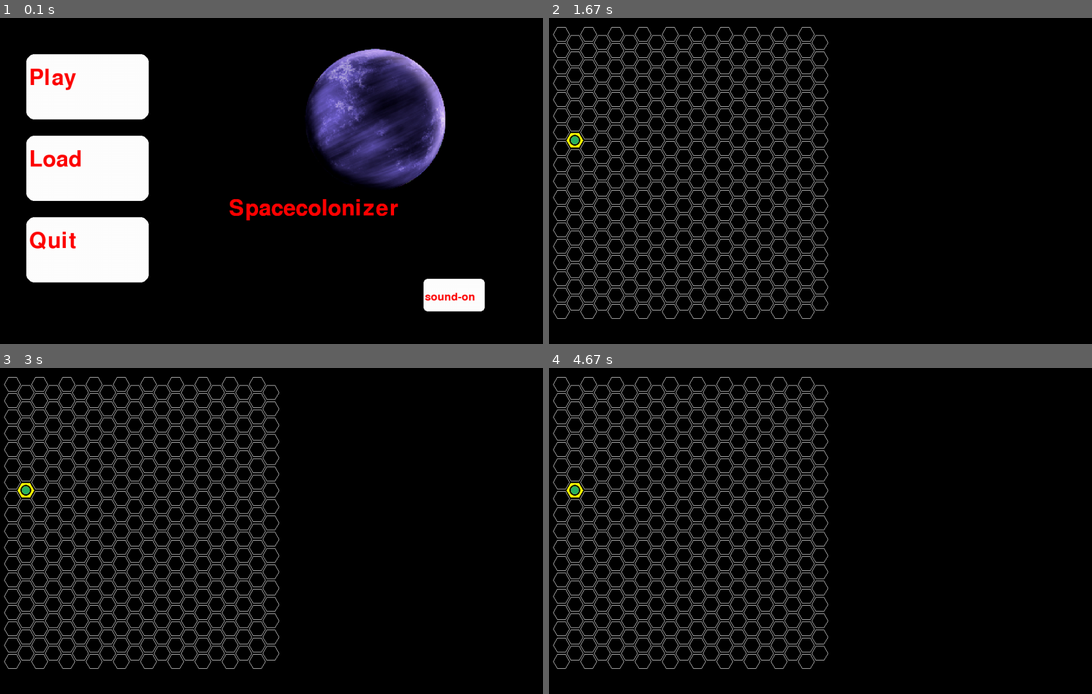
Above: before the commit, frames 1-4 (two rows, left to right).
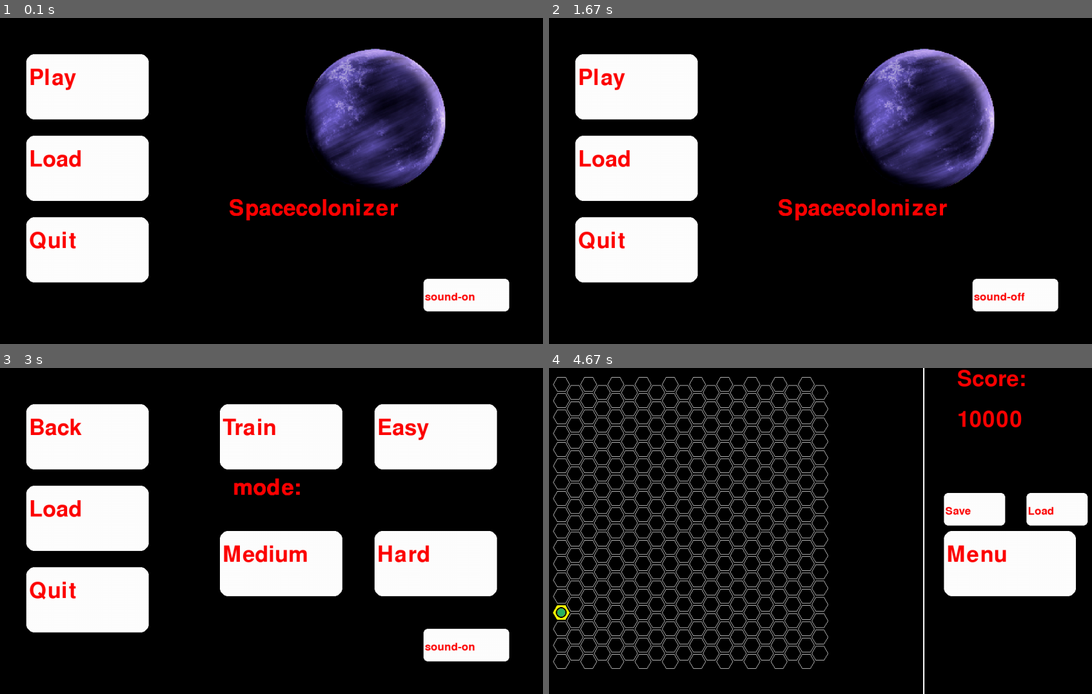
Above: after the commit, the same moments.

Repository: MixYellow/pygameprogect
Game: pygame game, started from Spacecolonizer.py
The game is run twice, just before and just after one commit, with the same random seed, the same clock (stepped at 60 frames per second) and the same inputs.
Inputs (mouse positions are in pixels of both pictures, inside the frame that each line leads up to):
- Up to frame 1 (0.1 s): no input
- Up to frame 2 (1.67 s): click "Play" at 0.38 s; click (831, 203) at 0.72 s; click (1005, 213) at 1.05 s, where only the run after the commit has a clickable "Menu"; click (1037, 295) at 1.55 s
- Up to frame 3 (3 s): click (81, 436) at 1.88 s, where only the run after the commit has a clickable "Play"; click (428, 436) at 2.22 s, where only the run after the commit has a clickable "Easy"; click (428, 583) at 2.55 s; click (81, 436) at 2.88 s, where only the run after the commit has a clickable "Play"
- Up to frame 4 (4.67 s): click (977, 436) at 3.22 s, where only the run after the commit has a clickable "Easy"; click (635, 563) at 3.55 s; click (1032, 596) at 3.88 s; click (657, 469) at 4.22 s; click (825, 563) at 4.55 s, where only the run after the commit has a clickable "Medium"

The runs differ from the first frame. In frame 1, 0.5% of the frame differs, in the area x 88-94%, y 79-91%; in frame 2, 31%; in frame 3, 39%, in the area x 0-94%, y 2-93%; in frame 4, 8.4%.

Commit message:
+continue realization game menu +continue realization ingame +fix bugs

Diff:
--- a/Button.py
+++ b/Button.py
@@ -2,15 +2,16 @@
 
 
 class Button:
-    def __init__(self, coord, cell_size, status=None, col=(0, 0, 0)):
+    def __init__(self, coord, cell_size, status=None, dobavka=0, col=(0, 0, 0)):
         self.coords = coord
         self.cell_size = cell_size
         self.color = col
         self.status = status
         self.font = pygame.font.SysFont('Algerian', cell_size * 2)
+        self.dobavka = dobavka
 
     def params(self):
-        return (self.coords[0], self.coords[1], self.cell_size * 7,
+        return (self.coords[0], self.coords[1], self.cell_size * 7 + self.dobavka,
                 self.cell_size * 4)
 
     def inButton(self, pos):
@@ -42,6 +43,9 @@
             elif self.status == 'Medium':
                 menu.switch_choice('Medium')
                 menu.set_status('off')
+            elif self.status == 'Menu':
+                menu.switch_choice('on')
+                menu.set_status('on')
             else:
                 print(self.status)
 
--- a/GameMenu.py
+++ b/GameMenu.py
@@ -4,11 +4,12 @@
 
 
 class Menu:
-    def __init__(self, weight, height, cell_size, start_menu='on', sound='on', play_menu='off', choice='on'):  # добавить draw позиции для отрисовки логотипа, кнопок
+    def __init__(self, weight, height, cell_size, start_menu='on', sound='on', play_menu='off', choice='on', dop_menu='off'):  # добавить draw позиции для отрисовки логотипа, кнопок
         self.cell_size = cell_size
         self.start_menu = start_menu
         self.play_menu = play_menu
         self.sound = sound
+        self.dop_menu = dop_menu
         self.quiter = Button((weight // 15, height // 9 + 10 * self.cell_size), self.cell_size, 'Quit')
         self.save = Button((weight // 15, height // 9 + 5 * self.cell_size), self.cell_size, 'Save')
         self.training = Button((weight // 2.5, height // 9), self.cell_size, 'Train')
@@ -19,14 +20,20 @@
         self.play = Button((weight // 15, height // 9), self.cell_size, 'Play')
         self.load = Button((weight // 15, height // 9 + self.cell_size * 5), self.cell_size, 'Load')
         self.soundoff = Button((weight * (2 / 3) + self.cell_size * 3, height * (4 / 5)), self.cell_size // 2,
-                          'sound-off')
-        self.soundon = Button((weight * (2 / 3) + self.cell_size * 3, height * (4 / 5)), self.cell_size // 2, 'sound-on')
+                          'sound-off', self.cell_size * 1.5)
+        self.soundon = Button((weight * (2 / 3) + self.cell_size * 3, height * (4 / 5)), self.cell_size // 2, 'sound-on', self.cell_size * 1.5)
+        self.backMenu = Button((weight // 1.425, height // 2), self.cell_size, 'Menu', self.cell_size // 1.7)
+        self.save = Button((weight // 1.425, height // 2.6), self.cell_size // 2, 'Save')
+        self.miniload = Button((weight // 1.185, height // 2.6), self.cell_size // 2, 'Load')
+
+
         self.status = 'on'
         self.weight = weight
         self.height = height
         self.font = pygame.font.SysFont('Algerian', cell_size * 2)
         self.buttons = []
         self.choice = choice
+        self.dopbuttons = [self.backMenu, self.save, self.miniload]
 
     def get_buttons(self):
         self.buttons = []
@@ -57,6 +64,12 @@
     def set_status(self, new):
         self.status = new
 
+    def get_dop_menu_status(self):
+        return self.dop_menu
+
+    def ret_dop_buttons(self):
+        return self.dopbuttons
+
     def switch_choice(self, mode):
         self.choice = mode
 
@@ -75,3 +88,10 @@
             else:
                 screen.blit(self.font.render('mode:', True, (255, 0, 0)),
                            (self.weight // 2 - self.cell_size * 2.75, self.height // 3))
+
+    def show_buttons_in_game(self, screen, dopbuttons):
+        screen.blit(self.font.render('Score:', True, (255, 0, 0)), (self.weight // 1.38, 0))
+        screen.blit(self.font.render('10000', True, (255, 0, 0)), (self.weight // 1.38, self.height // 8))
+        pygame.draw.line(screen, (255, 255, 255), (self.weight // 1.5, 0), (self.weight // 1.5, self.height), self.cell_size // 10)
+        for button in dopbuttons:
+            button.draw(screen, self.cell_size)
--- a/Spacecolonizer.py
+++ b/Spacecolonizer.py
@@ -25,13 +25,14 @@
                     running = False
                 elif event.type == pygame.MOUSEBUTTONDOWN:
                     for button in buttons:
-                        if button.triggered(event.pos, menu) is True:
-                            print('hello')
+                        button.triggered(event.pos, menu)
             screen.fill((0, 0, 0))
             menu.show_menu(screen, menu.get_buttons())
             all_sprites.update()
             pygame.display.flip()
             clock.tick(50)
+
+        board = Board(5, 17, cell_size)
 
         choice = menu.get_choice()
         if choice == 'Easy':
@@ -45,6 +46,12 @@
         main_hero = MainHero(dopcoords[0], dopcoords[1])
 
         while menu_open == 'off' and running is True:
+            dop_menu = menu.get_dop_menu_status()
+            menu_open = menu.get_status()
+            if dop_menu == 'off':
+                buttons = menu.ret_dop_buttons()
+            else:
+                buttons = []
             for event in pygame.event.get():
                 if event.type == pygame.QUIT:
                     running = False
@@ -52,10 +59,14 @@
                     what = board.on_click(event.pos, board)
                     if what is not False:
                         score = main_hero.go_to(what[0], what[1], main_hero, board, score)
+                    for button in buttons:
+                        button.triggered(event.pos, menu)
+
             screen.fill((0, 0, 0))
             board.render(screen, main_hero)
             all_sprites.draw(screen)
             all_sprites.update()
+            menu.show_buttons_in_game(screen, menu.ret_dop_buttons())
             pygame.display.flip()
             clock.tick(50)
 
